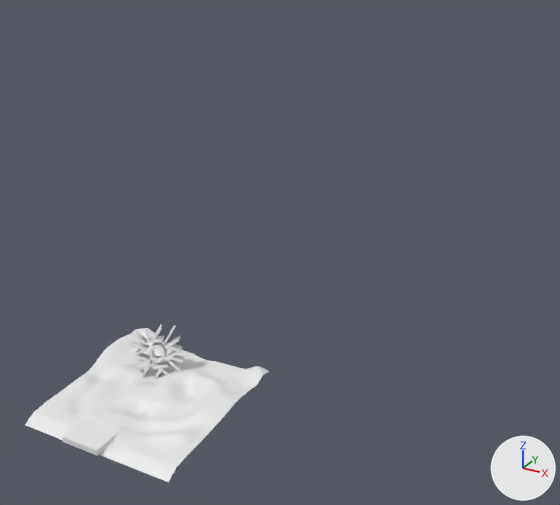
Before and after pictures for a commit that changed the Blender file scene_geonods.blend.
Rendered twice from a camera (50 mm lens) standing at (648.0, -493.0, 651.0) and looking at (113.0, 480.0, 165.0). The axes (+X, +Y, +Z) are drawn at lower right. The lights are the same throughout.

The first picture shows 'Ground', 'Text', 'Water'.
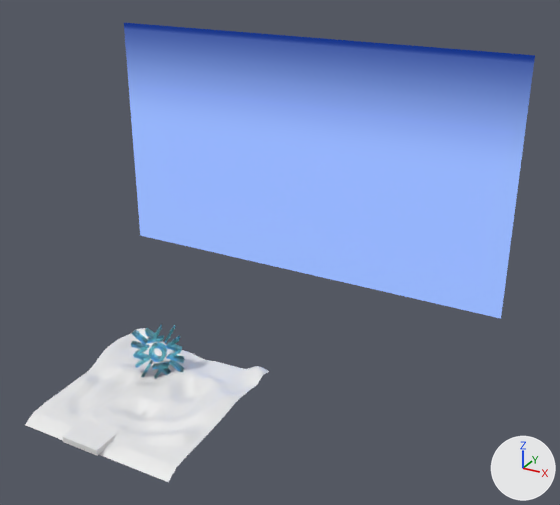
Where the change shows, as pixel boxes (x1, y1, x2, y2) in the pictures (560 x 505 px):
'Background', added: after (124, 23, 535, 319)
'Text', recoloured (grey to cyan): (131, 324, 185, 379) in both

The change, as a list of edits to the scene's bpy script:
```text
Add mat_text:
    mat_text = principled_material('Text')
    mat_text.base_color = (0.148, 0.667, 0.794)  # cyan #6bd5e6
    mat_text.roughness = 0.3
    mat_text.ior = 1.45
    mat_text.transmission_weight = 1.0
Add mat_background:
    mat_background = bpy.data.materials.new('Background')
    # nodes: BsdfPrincipled, Mapping, OutputMaterial, TexCoord, TexGradient, ValToRGB
    # colours: dark blue #00236d, blue #7892cc
Change me_text:
    where me_text.from_pydata(...)  # 2560 vertices, 2688 faces; spans x -0.73..1.55, y -0.83..1.49, z -0.22..0.22
    add me_text.materials.append(mat_text)  # cyan #6bd5e6
Add me_plane_001:
    me_plane_001.from_pydata(...)  # 4 vertices, 1 face; spans x -1.0..1.0, y -1.0..1.0, z 0.0
    me_plane_001.materials.append(mat_background)
Add ob_background:
    ob_background = bpy.data.objects.new('Background', me_plane_001)
    ob_background.location = (3.0, 763.0, 219.0)
    ob_background.rotation_euler = (1.571, 0.0, 0.0)  # degrees (90, 0, 0)
    ob_background.scale = (-402.0, -230.0, -145.0)
```
